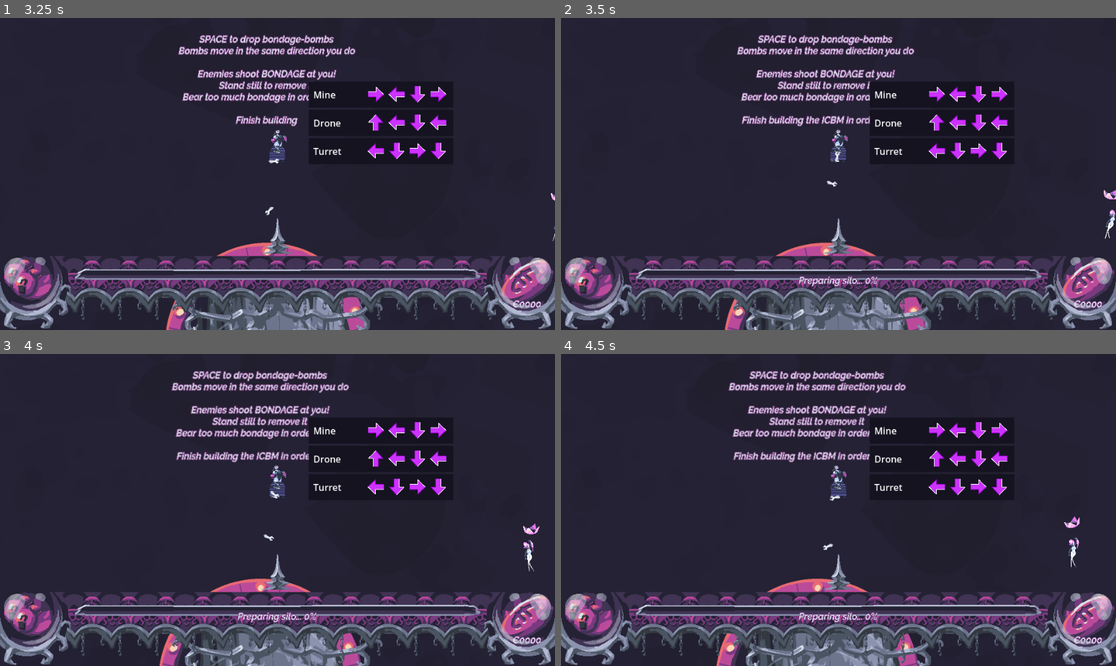
Above: before the commit, frames 1-4 (two rows, left to right).
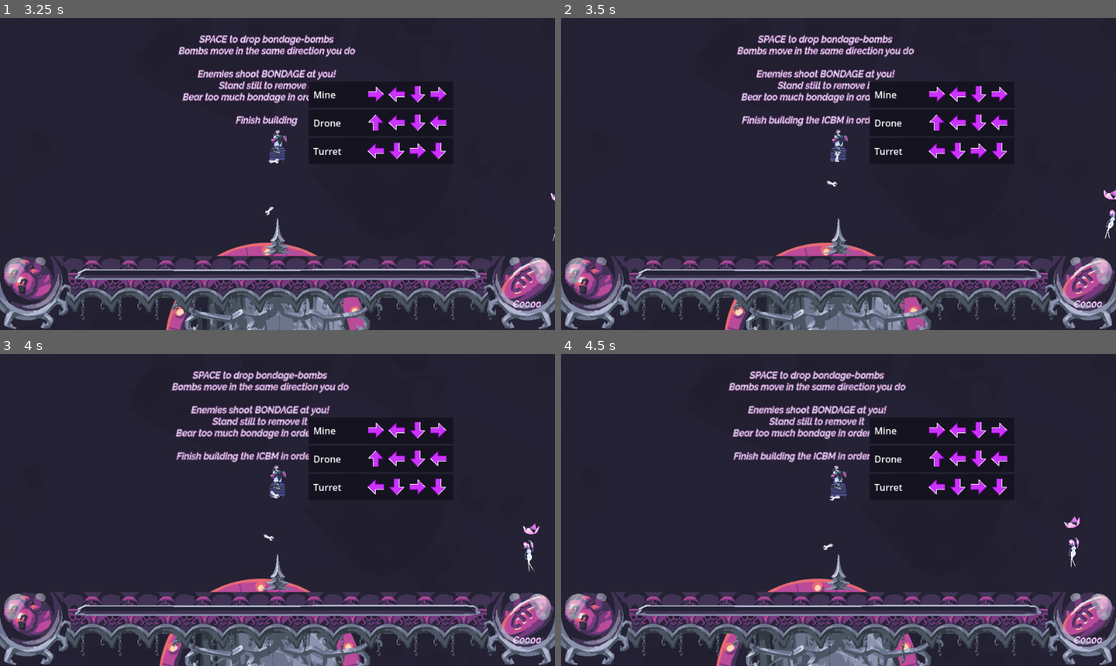
Above: after the commit, the same moments.

Repository: MaxIsJoe/MICBM
Game: Godot game, scene res://ui/title/main_menu.tscn
The game is run twice, just before and just after one commit, with the same random seed, the same clock (stepped at 60 frames per second) and the same inputs. The engine's default icon, where the game draws it, is replaced by a stand-in: a white triangle on a blue panel in a dark square.
Inputs (mouse positions are in pixels of both pictures, inside the frame that each line leads up to):
- Up to frame 1 (3.25 s): click "COMMENCE" at 0.5 s; click "Start Game" at 1.25 s; tap Enter (ui_accept) at 2, 2.27, 3.02 s; move the mouse to (277, 164) at 2.02 s; hold D (move_right) 2.03-2.78 s; hold Space (attack) 2.03-2.78 s; click (277, 164) at 2.17 s; move the mouse to (271, 89) at 2.77 s; hold S (move_down) from 2.78 s (still down); tap Space (attack) at 2.85 s; click (271, 89) at 2.92 s
- Up to frame 2 (3.5 s): keep holding S (move_down)
- Up to frame 3 (4 s): move the mouse to (527, 641) at 3.52 s; release S (move_down) at 3.53 s; hold D (move_right) from 3.53 s (still down); hold P (test) from 3.53 s (still down); click (527, 641) at 3.67 s; tap Space (attack) at 3.8 s
- Up to frame 4 (4.5 s): move the mouse to (838, 616) at 4.27 s; release D (move_right) at 4.28 s; release P (test) at 4.28 s; hold W (move_up) from 4.28 s (still down); tap C at 4.35 s; click (838, 616) at 4.42 s

Frame 1 is identical in both runs. In frame 2, 0.2% of the frame differs, in the area x 42-58%, y 82-87%; in frame 3, 0.2%; in frame 4, 0.2%.

Commit message:
game stats continence

Diff:
--- a/data/run.gd
+++ b/data/run.gd
@@ -36,12 +36,13 @@
 
 func set_progress(what: float):
 	progress = what
-	Events.progress_changed.emit()
-
-	if progress >= max_progress:
+	if progress > max_progress:
 		Game.get_tree().change_scene_to_packed(win_scene)
 
 func set_attacker(last_attacker: Entity):
+	if last_attacker == Game.player:
+		game_stats[GAMTESTAT_KEY_TIMES_FRIENDLY_FIRE_HAPPENED] = game_stats[GAMTESTAT_KEY_TIMES_FRIENDLY_FIRE_HAPPENED] + 1
+		return
 	game_stats[GAMTESTAT_KEY_LAST_ATTACKER] = last_attacker.name
 
 func add_time_restraint_removed():
@@ -49,3 +50,10 @@
 
 func add_time_player_hurt():
 	game_stats[GAMTESTAT_KEY_TIMES_PLAYER_HURT] = game_stats[GAMTESTAT_KEY_TIMES_PLAYER_HURT] + 1
+
+func record_explosion_strength(strength: float):
+	if strength > game_stats[GAMTESTAT_KEY_STRONGEST_EXPLOSION_RECORDED]:
+		game_stats[GAMTESTAT_KEY_STRONGEST_EXPLOSION_RECORDED] = strength
+
+func enemy_restrained():
+	game_stats[GAMTESTAT_KEY_ENEMIES_BOUND] = game_stats[GAMTESTAT_KEY_ENEMIES_BOUND] + 1
--- a/entities/enemies/enemy.gd
+++ b/entities/enemies/enemy.gd
@@ -33,13 +33,14 @@
 func set_image():
 	if get_max_speed() < max_speed * 0.9:
 		%visual.texture = semi_texture
+		Game.get_run().enemy_restrained()
 	else:
 		%visual.texture = default_texture
 
 func be_fully_bound():
 	super()
 
-	var offset = Vector2(randf() * 16, 0).rotated(randf() * PI*2)
+	var offset = Vector2(randf() * 16, 0).rotated(randf() * PI * 2)
 
 	var new_coin = Game.get_object("coin").instantiate()
 	new_coin.value = value
@@ -62,6 +63,7 @@
 	context.father = last_hit_by
 	context.object = self
 	Game.activate_all_modifiers(context)
+	Game.get_run().enemy_restrained()
 
 	queue_free()
 
--- a/pieces/hitbox.gd
+++ b/pieces/hitbox.gd
@@ -33,6 +33,7 @@
 	return output
 
 func hit_being(what):
+	var attacker = "Unknown"
 	for i in status_effects:
 		what.gain_modifier(i.instantiate())
 
@@ -43,7 +44,7 @@
 	var this_directional_knockback = directional_knockback.rotated(global_rotation)
 	what.take_knockback(this_radial_knockback + this_directional_knockback)
 
-	what.on_projectile_hit.emit()
+	what.on_projectile_hit.emit(attacker)
 
 func set_target_teams(what: Array[int]):
 	teams = what
--- a/props/coin.gd
+++ b/props/coin.gd
@@ -18,7 +18,7 @@
 func _process(delta: float) -> void:
 	super(delta)
 
-	pitch = lerp(pitch, 1.0, sfx_pitch_reset_speed*delta)
+	pitch = lerp(pitch, 1.0, sfx_pitch_reset_speed * delta)
 
 	if is_instance_valid(target):
 		var dir: Vector2 = (target.global_position - global_position).normalized()
--- a/ui/components/bomb_display.tscn
+++ b/ui/components/bomb_display.tscn
@@ -32,7 +32,7 @@
 anchor_bottom = 1.0
 grow_horizontal = 2
 grow_vertical = 2
-color = Color(0.242864, 0.130028, 0.199127, 0.556863)
+color = Color(0.253467, 0.12286, 0.19424, 0.141176)
 
 [node name="ammo_count" type="Label" parent="number_bg"]
 layout_mode = 1
--- a/ui/components/main_progress_bar.gd
+++ b/ui/components/main_progress_bar.gd
@@ -18,10 +18,11 @@
 
 
 func _on_progress_changed():
-	max_value = Game.get_run().max_progress
-	value = Game.get_run().progress
+	var run = Game.get_run()
+	max_value = run.max_progress
+	value = run.progress
 
 	var index: int = int(ratio * texts.size())
-	index = clamp(index, 0, texts.size()-1)
-	var percentage: float = floor(ratio*100)
+	index = clamp(index, 0, texts.size() - 1)
+	var percentage: float = floor(ratio * 100)
 	%label.base_text = "%s... %s%%" % [texts[index], percentage]
